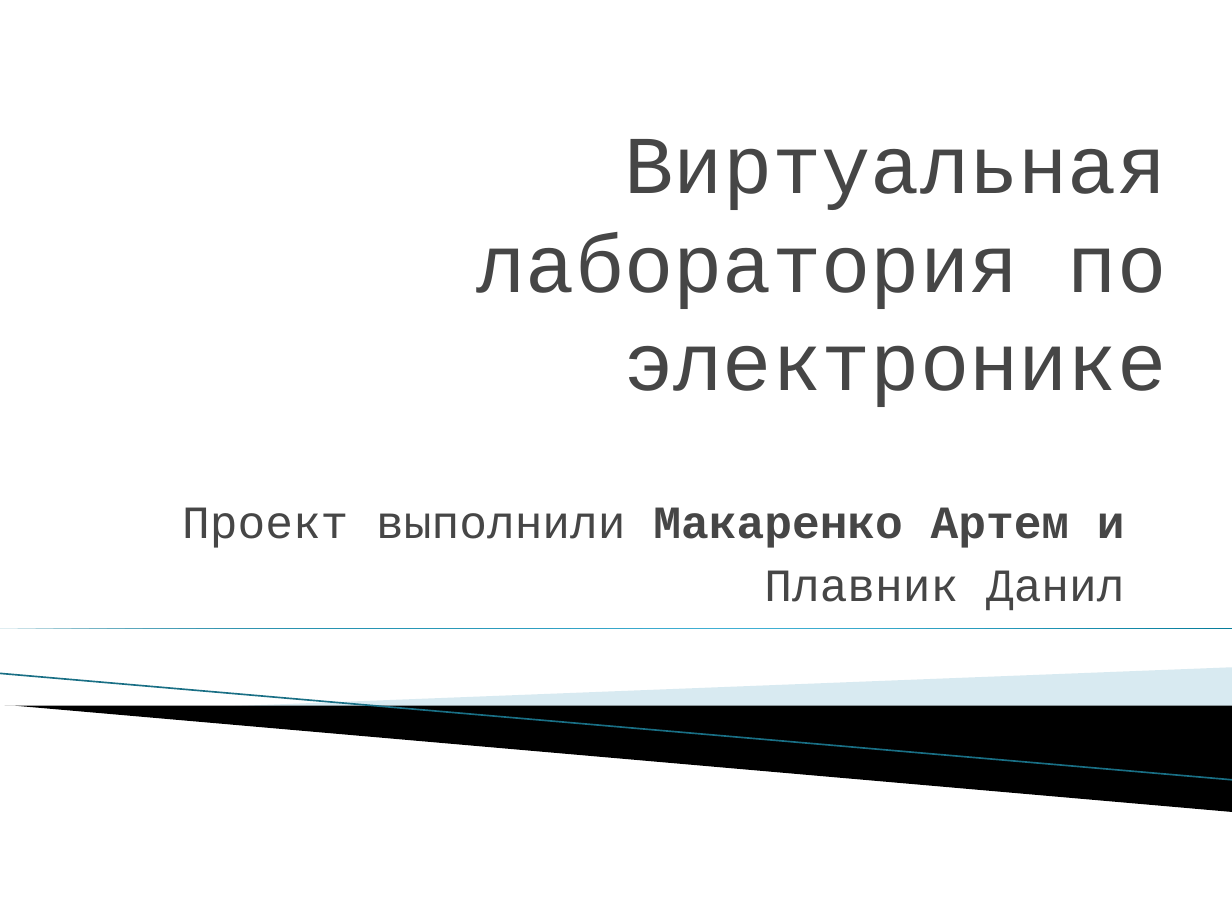
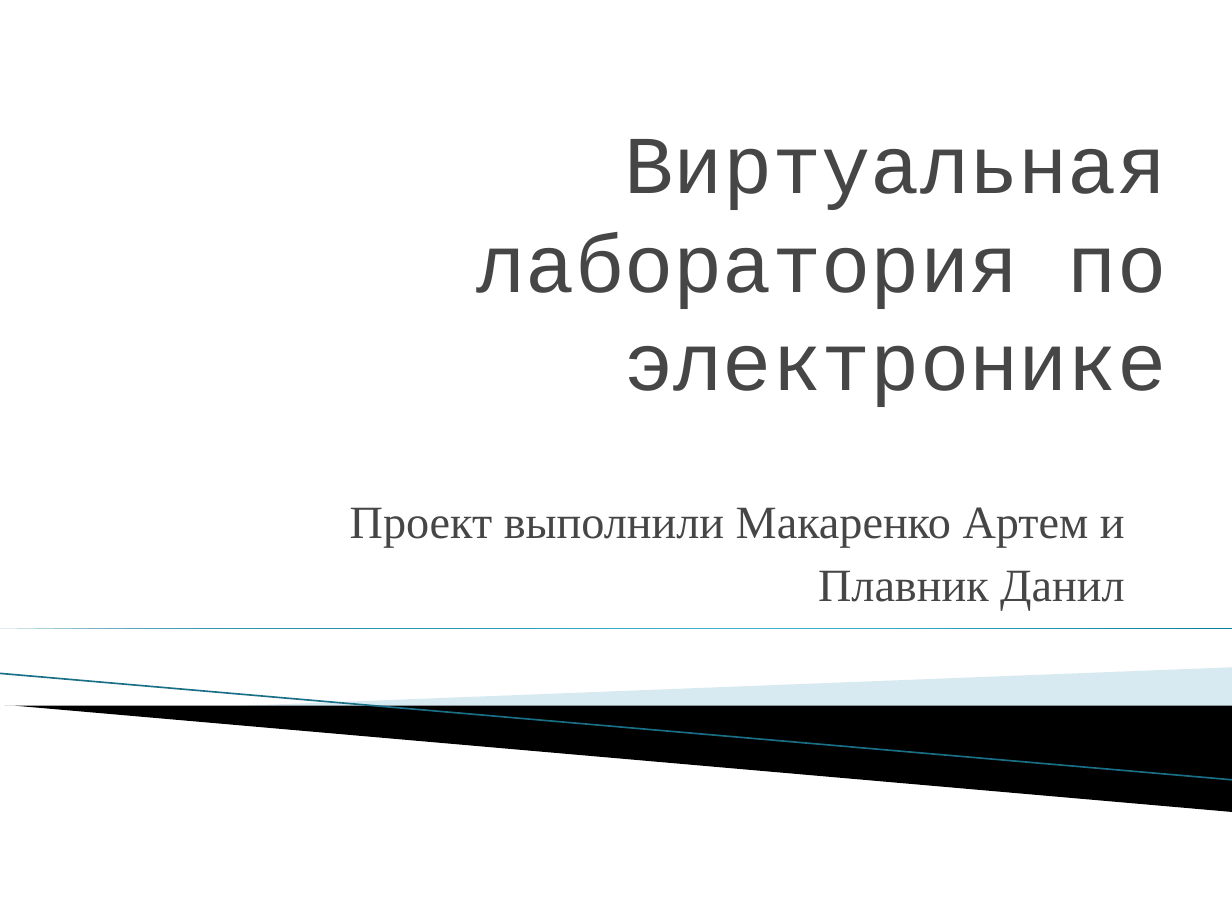
Before and after one commit to MakarenkoArtem/Project, a slide deck: slide 1 of Дополнительные материалы/Виртуальная лабаратория.pptx. Drawn at 1232x924 pixels with LibreOffice and Linux fonts; fonts in the diff are those of the drawing; background and template pictures are left out. Boxes give left, top, right and bottom in pixels: in the first picture for what was removed or moved away, otherwise in the second. Text is boxed around its words. In the diff, an @@ line names an element or a change of style, - is before the commit and + after.

```diff
--- a/Дополнительные материалы/Виртуальная лабаратория.pptx
+++ b/Дополнительные материалы/Виртуальная лабаратория.pptx
@@ subtitle "Проект выполнили Макаренко Артем и" at [350, 507, 1125, 610]: font Courier New to Times New Roman; bold off in "Макаренко Артем и" @@
```
Also in this commit, not shown: 5 other slides changed, 1 slide added, 1 slide removed.
